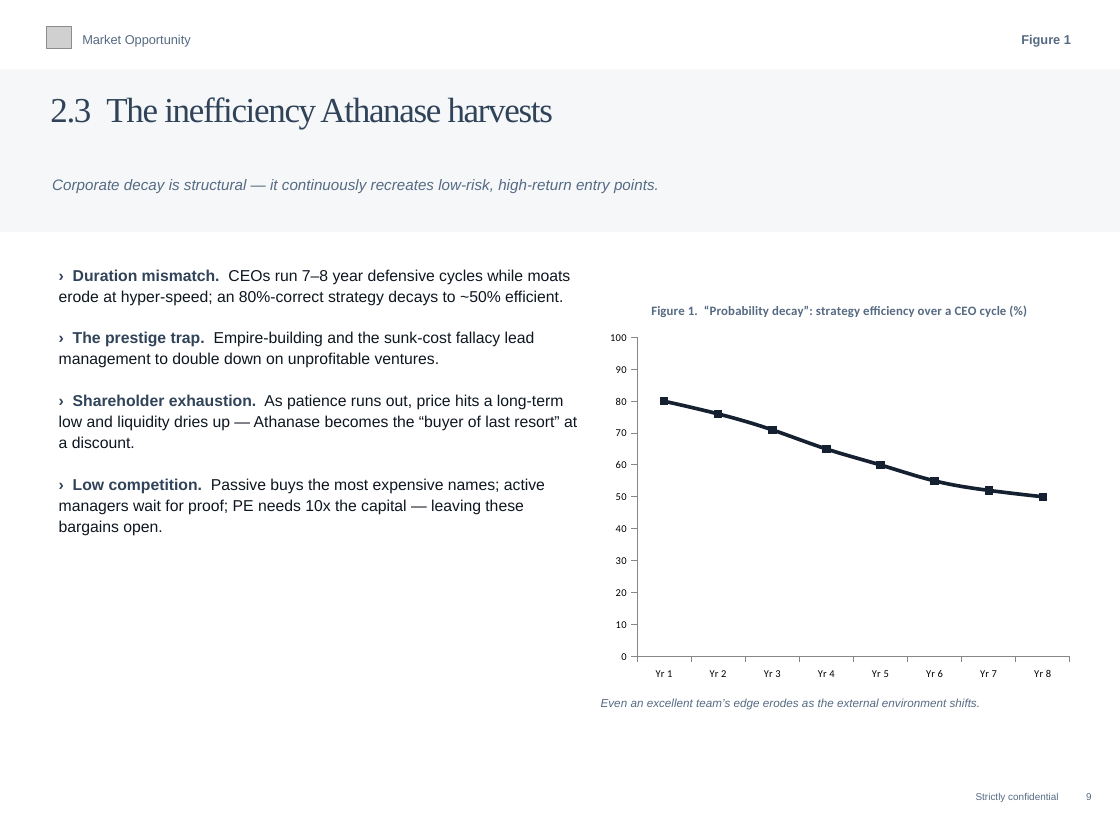
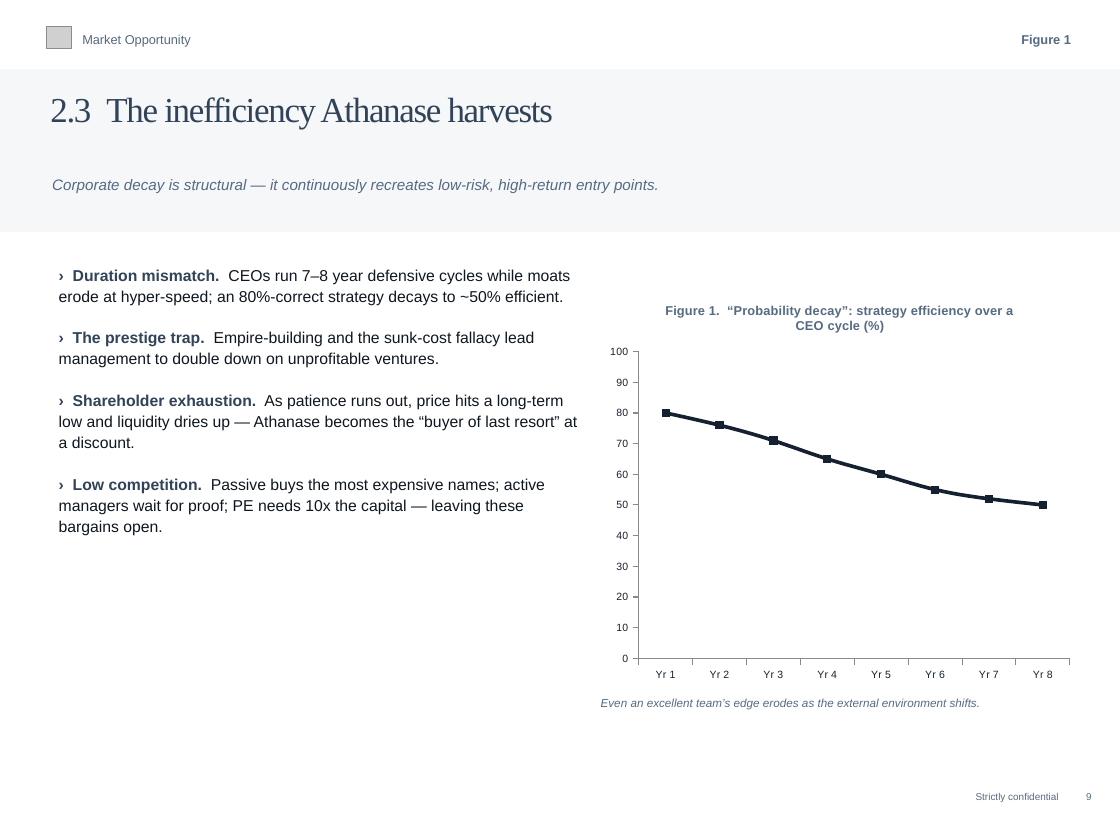
Before and after one commit to charette-lab/Claude, a slide deck: slide 12 of Athanase_Engaged_Ownership_Allocator_Deck.pptx. Drawn at 1120x840 pixels with LibreOffice and Linux fonts; fonts in the diff are those of the drawing; grey boxes stand for pictures. Boxes give left, top, right and bottom in pixels: in the first picture for what was removed or moved away, otherwise in the second. Text is boxed around its words. In the diff, an @@ line names an element or a change of style, - is before the commit and + after.

```diff
--- a/Athanase_Engaged_Ownership_Allocator_Deck.pptx
+++ b/Athanase_Engaged_Ownership_Allocator_Deck.pptx
@@ line chart at [600, 286, 1079, 689] @@
@@ lettering changed @@
```
Also in this commit, not shown: 5 other slides changed, 1 other file.
